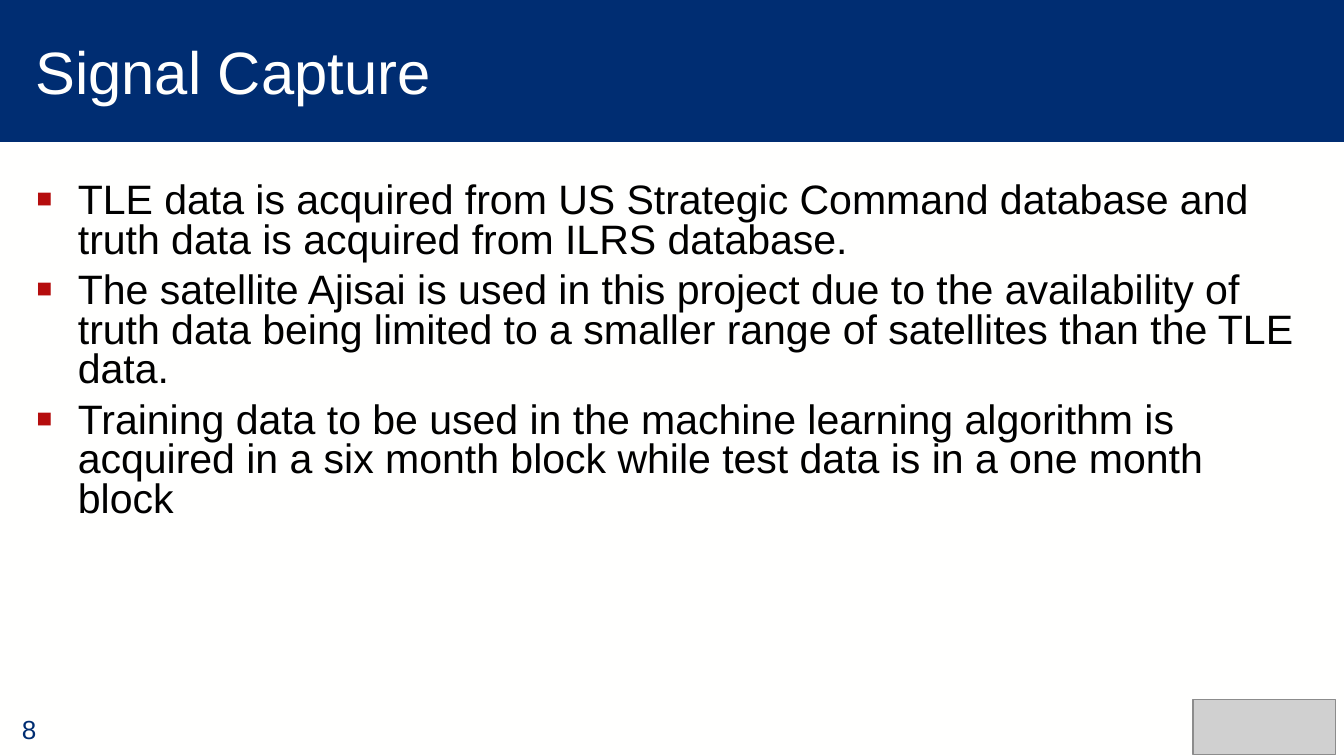
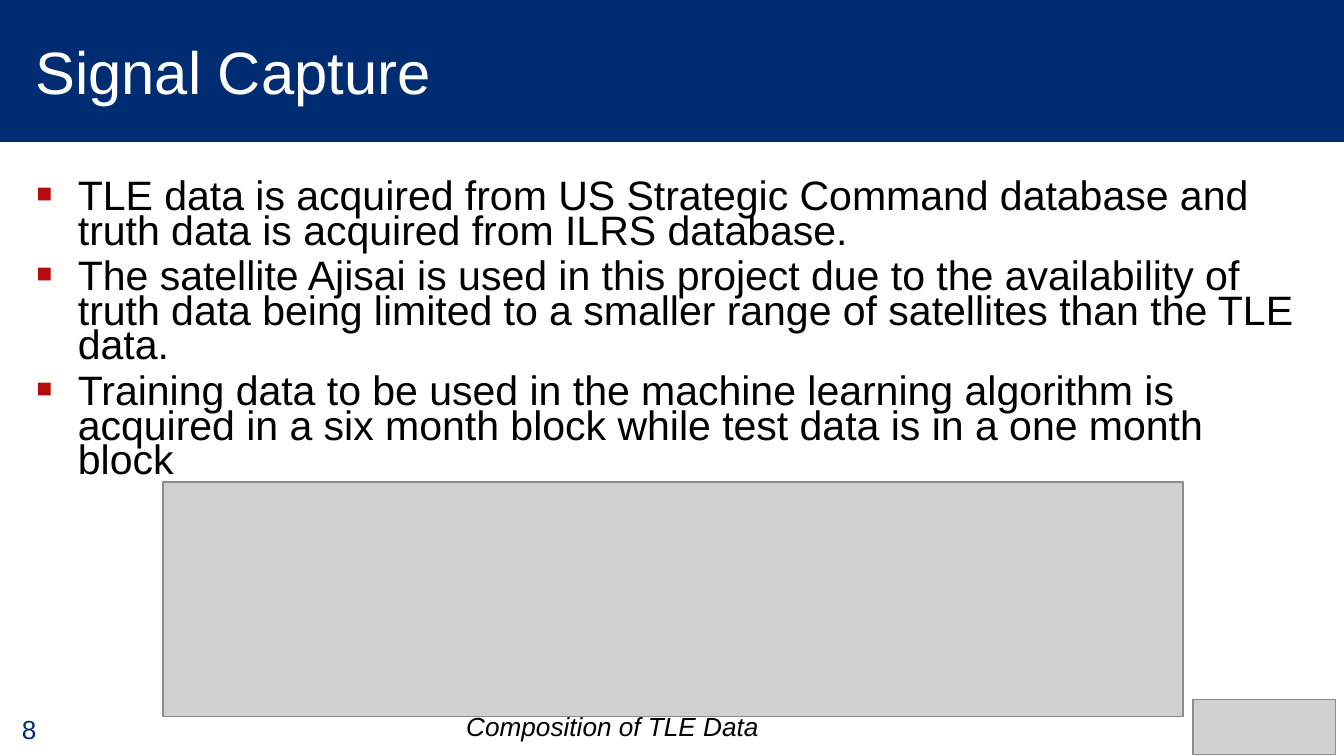
Before and after one commit to alec-briley/ML_SatelliteTracking, a slide deck: slide 8 of Final Project.pptx. Drawn at 1344x756 pixels with LibreOffice and Linux fonts; fonts in the diff are those of the drawing; grey boxes stand for pictures. Boxes give left, top, right and bottom in pixels: in the first picture for what was removed or moved away, otherwise in the second. Text is boxed around its words. In the diff, an @@ line names an element or a change of style, - is before the commit and + after.

Commit message:
Add files via upload
Added content to existing slides. Made font red for items we still need to work.

```diff
--- a/Final Project.pptx
+++ b/Final Project.pptx
@@ text "TLE data is acquired from ..." at <box>78,180,1293,482</box>: line spacing 0.8 to 0.7 @@
@@ picture added at <box>163,482,1183,716</box> @@
@@ text added at <box>466,715,758,742</box>, 14 pt, text #000000, italic @@
+Composition of TLE Data
```
Also in this commit, not shown: 9 other slides changed, 4 slides added, 1 slide removed.
